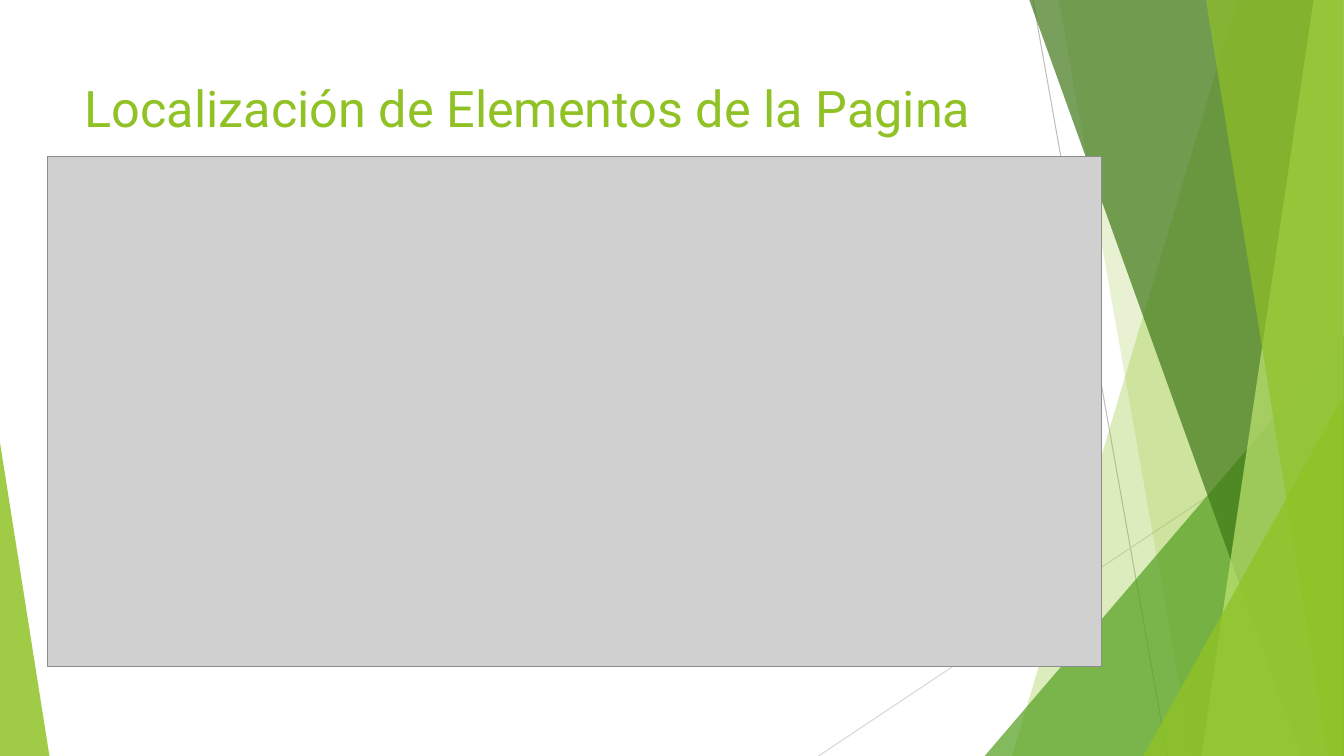
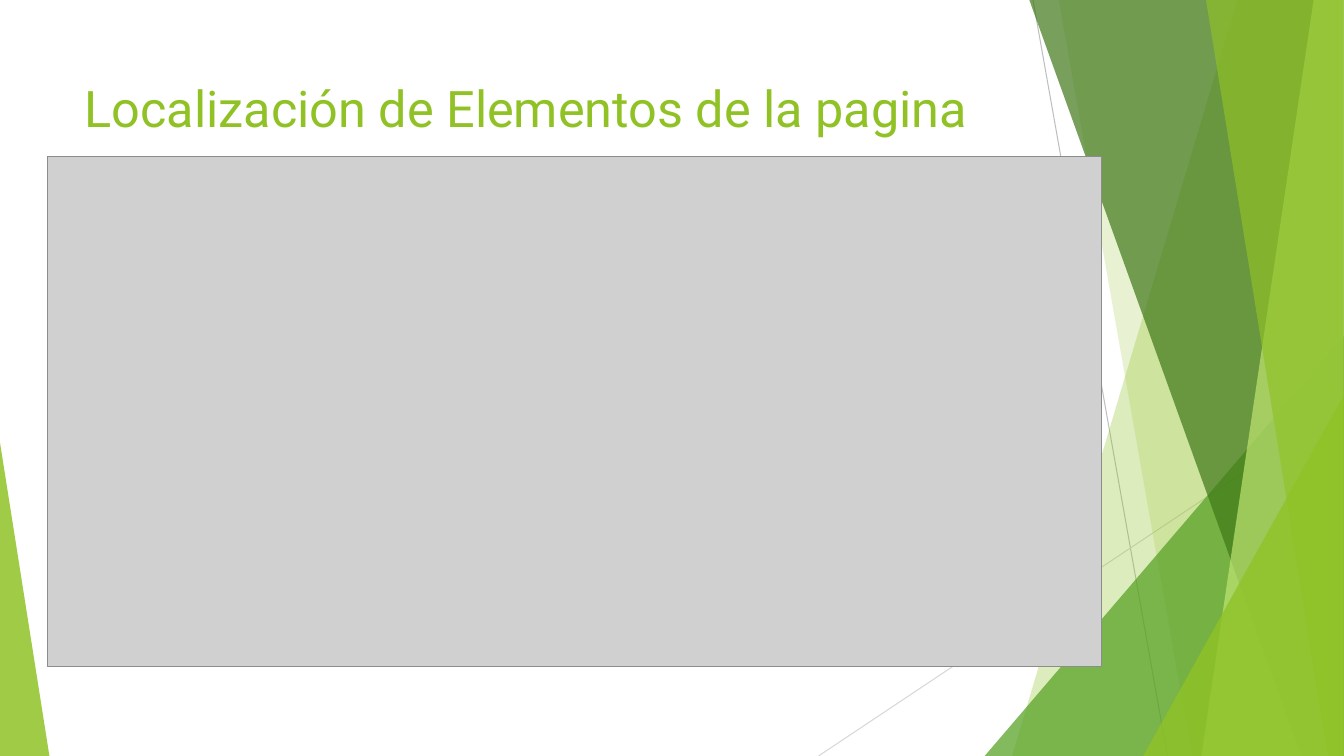
Before and after one commit to jomarnavarro/intro_automation, a slide deck: slide 11 of presentaciones/Selenium, session 1.pptx. Drawn at 1344x756 pixels with LibreOffice and Linux fonts; fonts in the diff are those of the drawing; grey boxes stand for pictures. Boxes give left, top, right and bottom in pixels: in the first picture for what was removed or moved away, otherwise in the second. Text is boxed around its words. In the diff, an @@ line names an element or a change of style, - is before the commit and + after.

```diff
--- a/presentaciones/Selenium, session 1.pptx
+++ b/presentaciones/Selenium, session 1.pptx
@@ title at [85,89,967,138]: text changed @@
-Localización de Elementos de la Pagina
+Localización de Elementos de la pagina
```
Also in this commit, not shown: 4 other slides changed, 5 slides added, 1 other file.
